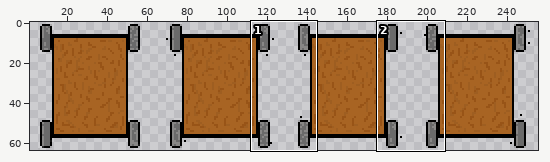
Sprite sheet, stored at JCL/JCL/Resources/Textures/CannonBase.png. The first picture is a wide view before the edit; the outline marks the close-up.
Close-up. Before:
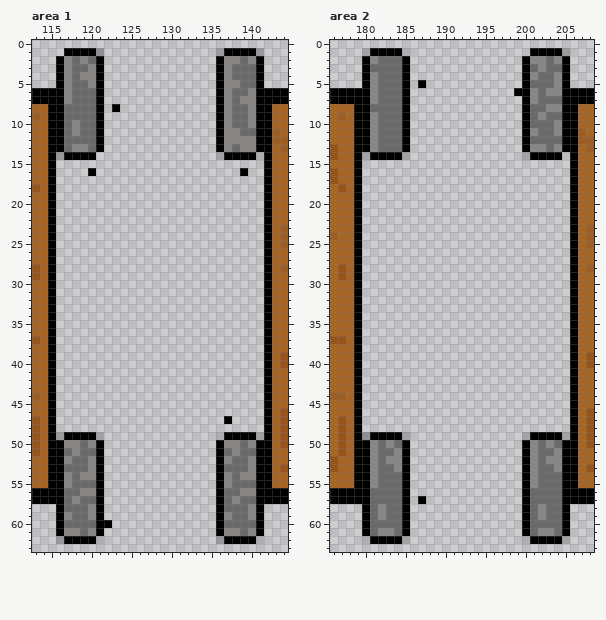
The file is 256x64 pixels. Pixels under 10% opacity are left out. Colours within 5 levels of each other are drawn and written as one. Shown: area 1: x 113..144, y 0..63; area 2: x 176..208, y 0..63. The wide view leaves out empty margins. The commit also changed other parts of the picture, which this record leaves out.
After the commit:
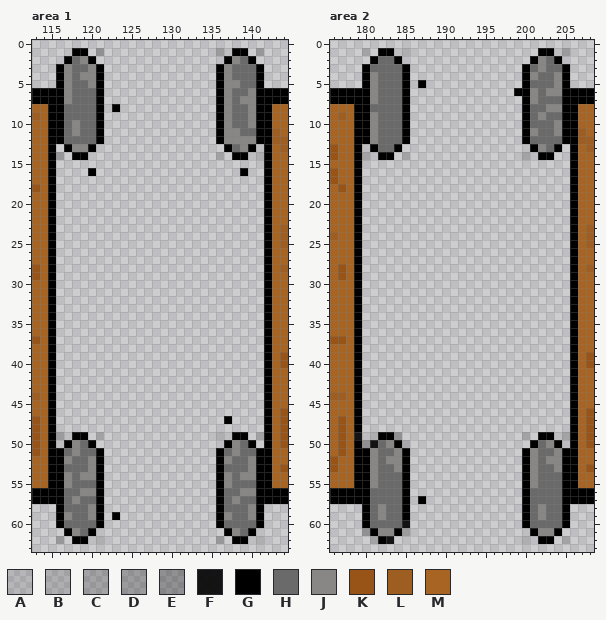
Palette (. is transparent): A #0000001c  B #00000026  C #00000034  D #0000003e  E #0000004c  F #000000e6  G #000000  H #6a6a6a  J #888786  K #985417  L #9e5e21  M #a86423
The edit:
--- area 1
@@ x 113..144 @@
  0 ................................
- 1 ....GGGGD..............DGGGGC...
- 2 ...GJHJHG..............GJJHJG...
+ 1 .....GG.D..............D.GG.C...
+ 2 ....GHJG................GJHG....
  3 ...GJHHJG..............GJHHHG...
@@ x 113..144 @@
 12 MMGGHHHHG..............GJJJJGGLL
-13 MMGGHJJHG..............GJHJJGGML
-14 MMGCGGGG...............BGGGGBGMM
+13 MMG.GJJG................GHJG.GML
+14 MMGC.GG................B.GG.BGMM
 15 MMG..........................GMM
@@ x 113..144 @@
 48 KMG..........................GMK
-49 KMGDGGGGB..............BGGGGBGMK
-50 KMGGJJHJG..............GJJHJGGMK
+49 KMGD.GG.B..............B.GG.BGMK
+50 KMG.GJHG................GJHG.GMK
 51 KMGGHJHHG..............GHJHHGGMM
@@ x 113..144 @@
 58 ...GHHHJG..............GHHHJG...
-59 ...GJHHJG..............GJHHJG...
-60 ...GHHHHGG.............GHHHHG...
-61 ...GJJHJG..............GJJHJG...
-62 ...CGGGGB..............CGGGGB...
+59 ...GJHHJG.G............GJHHJG...
+60 ...GHHHHG..............GHHHHG...
+61 ....GJHG................GJHG....
+62 ...C.GG.B..............C.GG.B...
 63 ................................
--- area 2
@@ x 176..208 @@
  0 .................................
- 1 ....BGGGGB...............GGGGD...
- 2 ....GJHHHG..............GJJHJG...
+ 1 ....B.GG.B................GG.D...
+ 2 .....GHHG................GJHG....
  3 ....GHHHHG..............GHJHHG...
@@ x 176..208 @@
 12 MMMGGJHHHG..............GHHHHGGLL
-13 KMMGGJHHHG..............GJJHJGGML
-14 KMMGCGGGGB..............CGGGG.GMM
+13 KMMG.GHHG................GJHG.GML
+14 KMMGC.GG.B..............C.GG..GMM
 15 MMMG..........................GMM
@@ x 176..208 @@
 48 MKMG..........................GMK
-49 MKMGDGGGGC..............BGGGGCGMK
-50 MKMGGJHJHG..............GJHJHGGMK
+49 MKMF.BGGD...............B.GG.CGMK
+50 MKMGEFHJGA...............GHJG.GMK
 51 MKMGGJHHJG..............GJHHJGGMM
@@ x 176..208 @@
 59 ....GHJHHG..............GHJHHG...
-60 ....GHHHHG..............GHHHHG...
-61 ....GHJJHG..............GHJJHG...
-62 ....BGGGGB..............BGGGGB...
+60 ....GHHHHF..............GHHHHG...
+61 ....DGJJGD...............GJJG....
+62 .....BGF................B.GG.B...
 63 .................................
